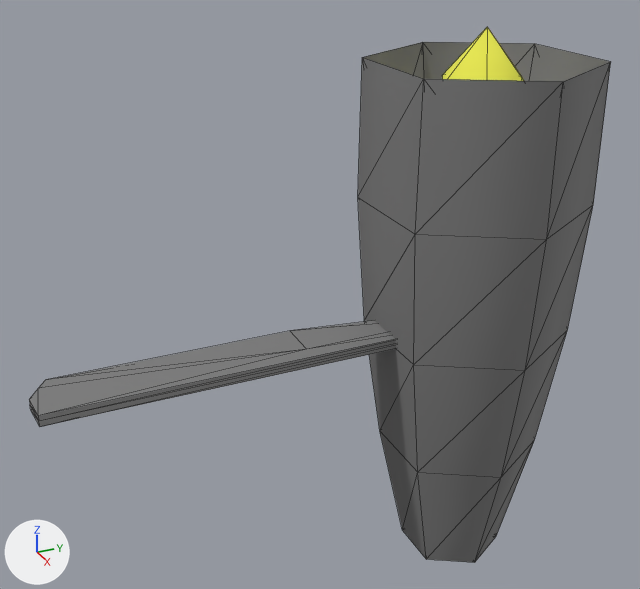
The OBJ model assets/helico/pale.obj, before and after one commit.
One viewpoint serves both versions: a 50 mm lens placed at (6.39, -4.4, 3.8), pointed at (-0.2, -1.43, 0.51). Every picture has the same lights, and +X, +Y and +Z are marked at lower left. Mesh edges are drawn as thin lines. Where no turn or scale is listed for an object, it has been applied to the vertices.

In view in the first picture: 'pale'.
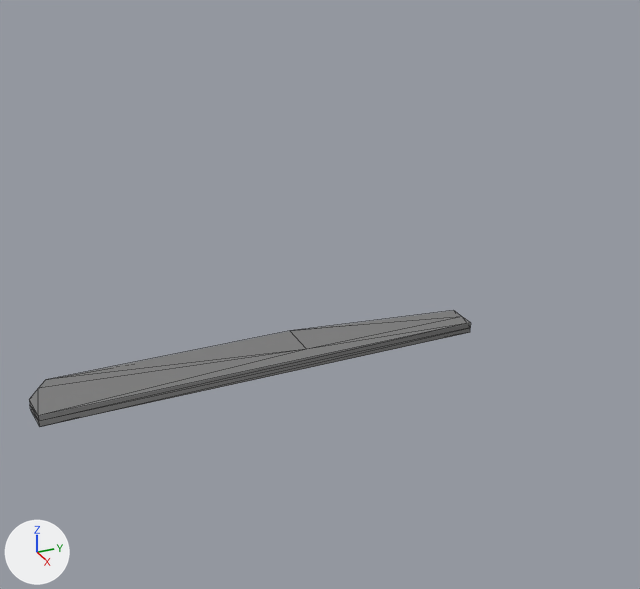
Patch to the scene script:
```diff
--- a/assets/helico/pale.obj.py
+++ b/assets/helico/pale.obj.py
@@ me_pale @@
 # used by ob_pale; location = (0.0, 0.0, 0.0)
-me_pale.from_pydata(...)  # 84 vertices, 156 faces; spans x -1.05..1.05, y -4.01..0.91, z -2.77..2.77
+me_pale.from_pydata(...)  # 26 vertices, 48 faces; spans x -0.4..0.15, y -4.01..-0.04, z 0.0..0.1
+# me_pale part 1: the loose piece of 44 vertices spanning x -1.05..1.05, y -0.91..0.91, z -2.5..2.5 is deleted
+# me_pale part 2: the loose piece of 14 vertices spanning x -0.34..0.34, y -0.39..0.39, z -2.77..2.77 is deleted
+# me_pale part 3: the surface is now shaded flat
 me_pale.materials.append(mat_greycar)
-me_pale.materials.append(mat_bluecar2)  # yellow #eaea4b
```

Where the change shows, as pixel boxes (x1, y1, x2, y2) in the pictures (640 x 589 px):
'pale', reshaped (24% narrower, 78% shorter): before (29, 27, 611, 563); after (29, 310, 471, 427)
part 1 of me_pale, deleted: before (358, 42, 611, 563)
part 2 of me_pale, deleted (yellow): before (442, 27, 524, 81)
